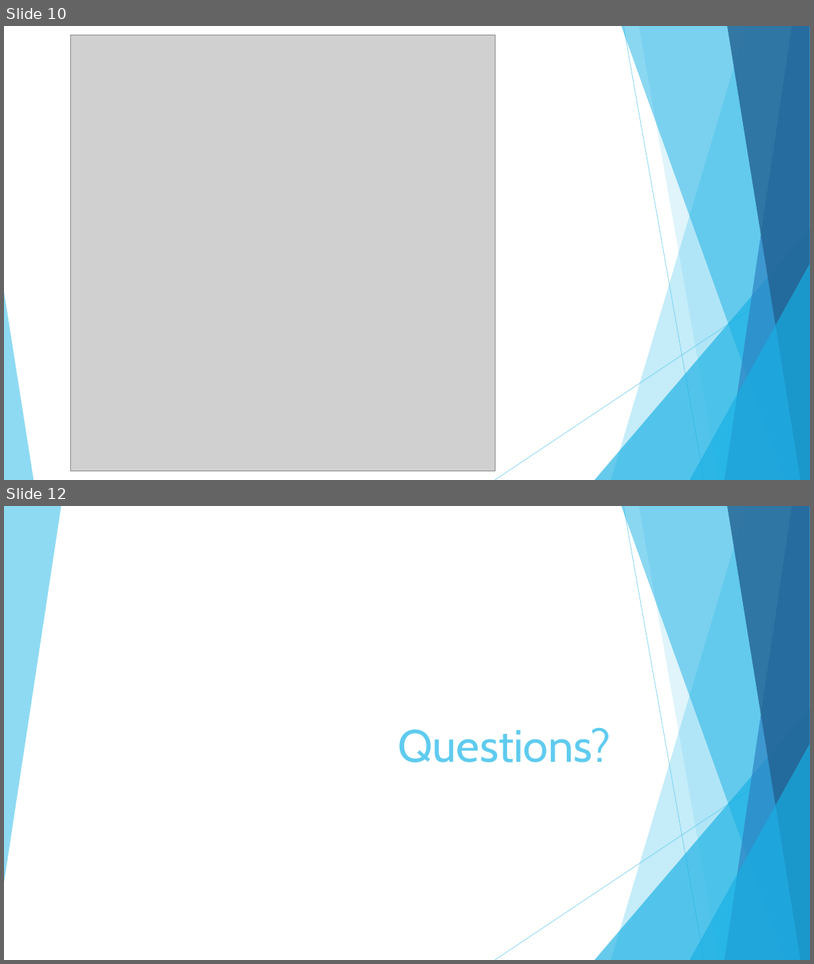
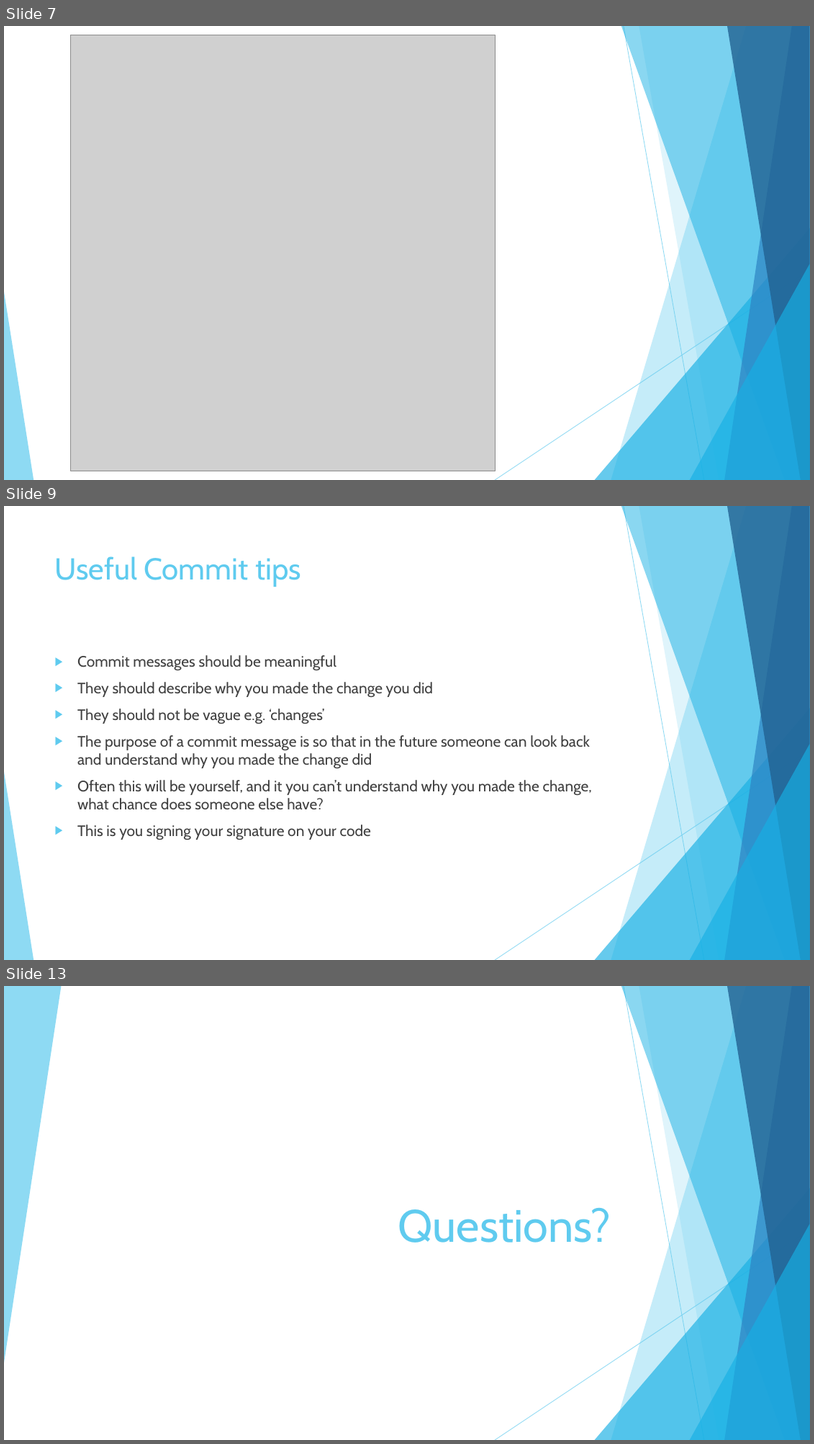
Before and after one commit to Jameswhale/git-introduction, a slide deck: Working collaboratively with Git.pptx. Shown one above the other, each under a label of ours: slides 10 and 12 before the commit, slides 7, 9 and 13 after it; the slides between them are not shown. The pictures are 814x964 and 814x1444 pixels, drawn with LibreOffice and Linux fonts; fonts in the diff are those of the drawing; grey boxes stand for pictures. Boxes give left, top, right and bottom in pixels: in the first picture for what was removed or moved away, otherwise in the second. Text is boxed around its words. In the diff, an @@ line names an element or a change of style, - is before the commit and + after.

```diff
--- a/Working collaboratively with Git.pptx
+++ b/Working collaboratively with Git.pptx
@@ slide 9 added at [4, 506, 810, 960], background #FFFFFF; not listed: 10 template elements that a slide beside it also shows @@
@@ title added at [55, 556, 301, 587], 36 pt, text #5FCBEF @@
+Useful Commit tips
@@ text added at [77, 655, 592, 840], 18 pt, text #404040 @@
+▶ Commit messages should be meaningful
+▶ They should describe why you made the change you did
+▶ They should not be vague e.g. ‘changes’
+▶ The purpose of a commit message is so that in the future someone can look back and understand why you made the change did
+▶ Often this will be yourself, and it you can’t understand why you made the change, what chance does someone else have?
+▶ This is you signing your signature on your code
@@ what was slide 10 is now slide 7 @@
@@ what was slide 12 is now slide 13 @@
```
Also in this commit, not shown: 4 slides changed, 4 other slides added, 4 slides removed.
